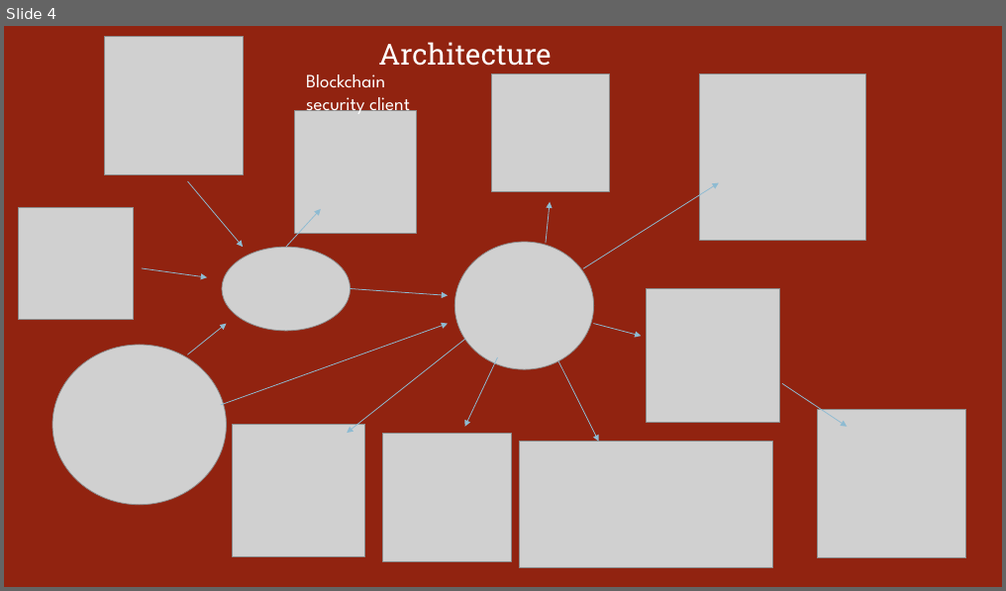
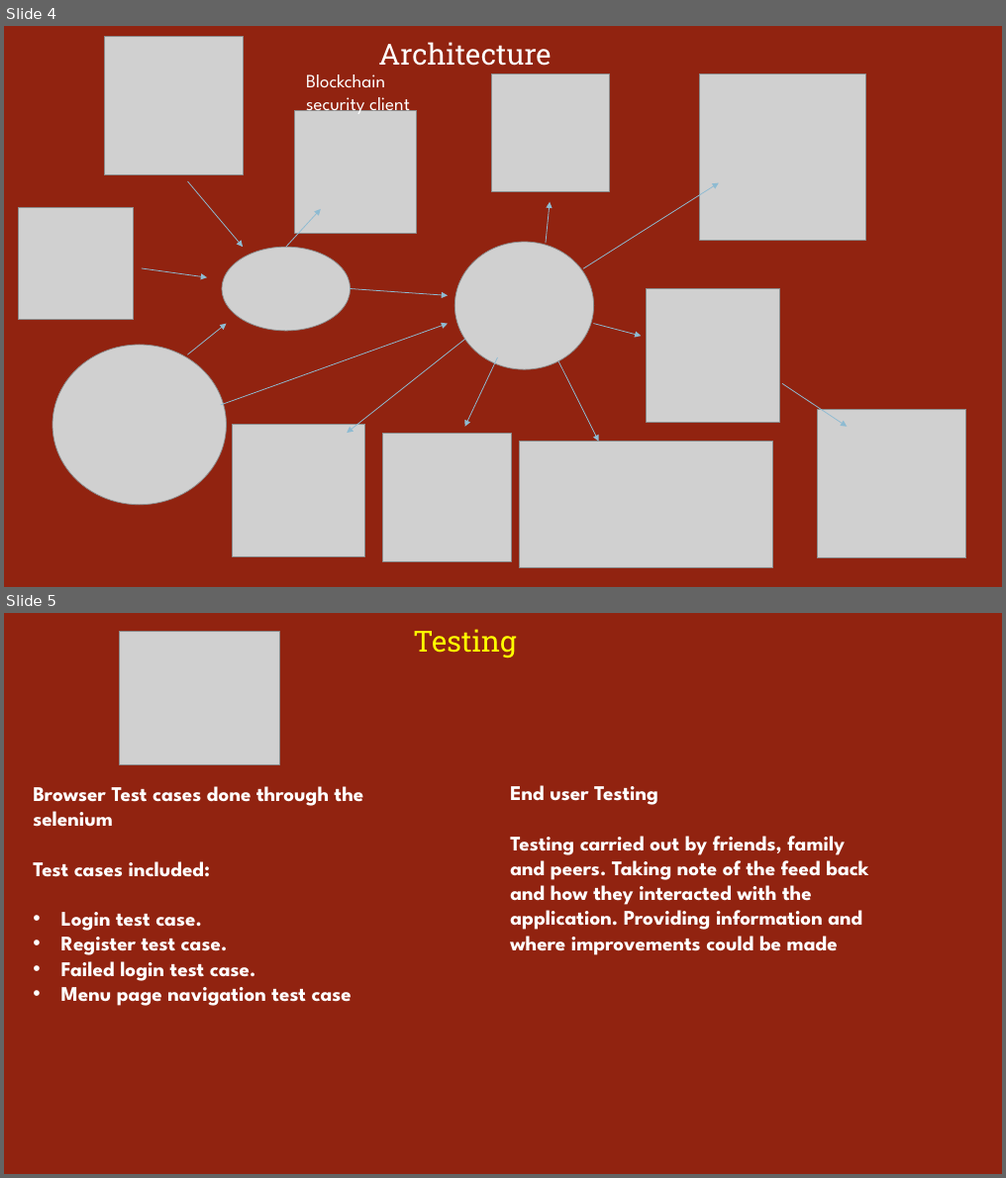
Before and after one commit to yhpurm/Final-Year-Project-Applied-Diss, a slide deck: Final Presentation/FYPFinalPresentation.pptx. Shown one above the other, each under a label of ours: slide 4 before the commit, slides 4 and 5 after it. The pictures are 1006x591 and 1006x1178 pixels, drawn with LibreOffice and Linux fonts; fonts in the diff are those of the drawing; grey boxes stand for pictures. Boxes give left, top, right and bottom in pixels: in the first picture for what was removed or moved away, otherwise in the second. Text is boxed around its words. In the diff, an @@ line names an element or a change of style, - is before the commit and + after.

Commit message:
slides added the presentation and test cases added

```diff
--- a/Final Presentation/FYPFinalPresentation.pptx
+++ b/Final Presentation/FYPFinalPresentation.pptx
@@ slide 5 added at box(4, 613, 1002, 1174), background #912310 @@
@@ picture added at box(119, 632, 279, 765) @@
@@ text added at box(413, 629, 516, 659), 28 pt, text #FFFF00 @@
+Testing
@@ text added at box(33, 786, 364, 1006), 20 pt, text #FFFFFF, bold @@
+Browser Test cases done through the selenium
+Test cases included:
+• Login test case.
+• Register test case.
+• Failed login test case.
+• Menu page navigation test case
@@ text added at box(510, 785, 868, 956), 20 pt, text #FFFFFF, bold @@
+End user Testing
+Testing carried out by friends, family and peers. Taking note of the feed back and how they interacted with the application. Providing information and where improvements could be made
```
Also in this commit, not shown: 1 other slide added, 4 other files.
